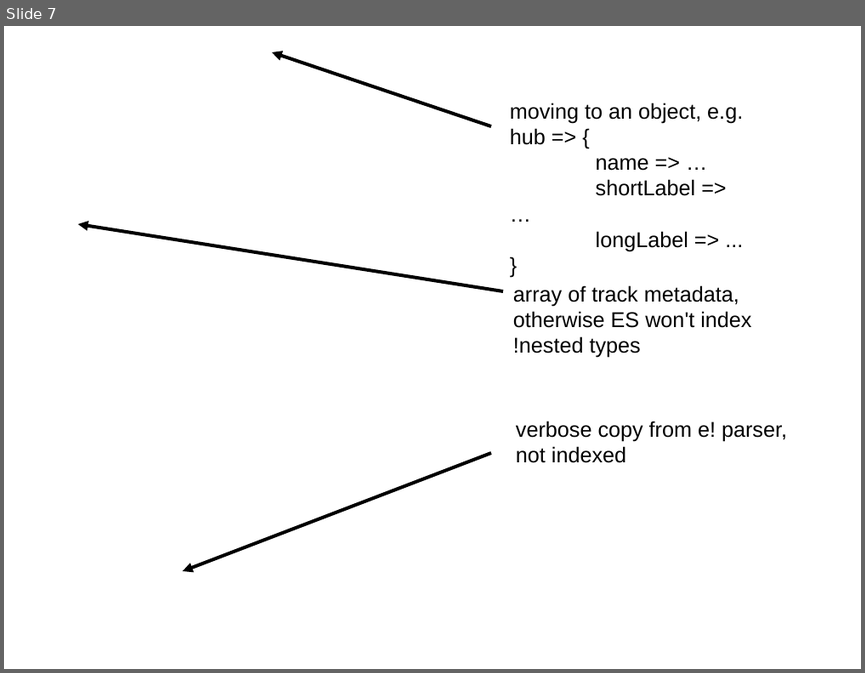
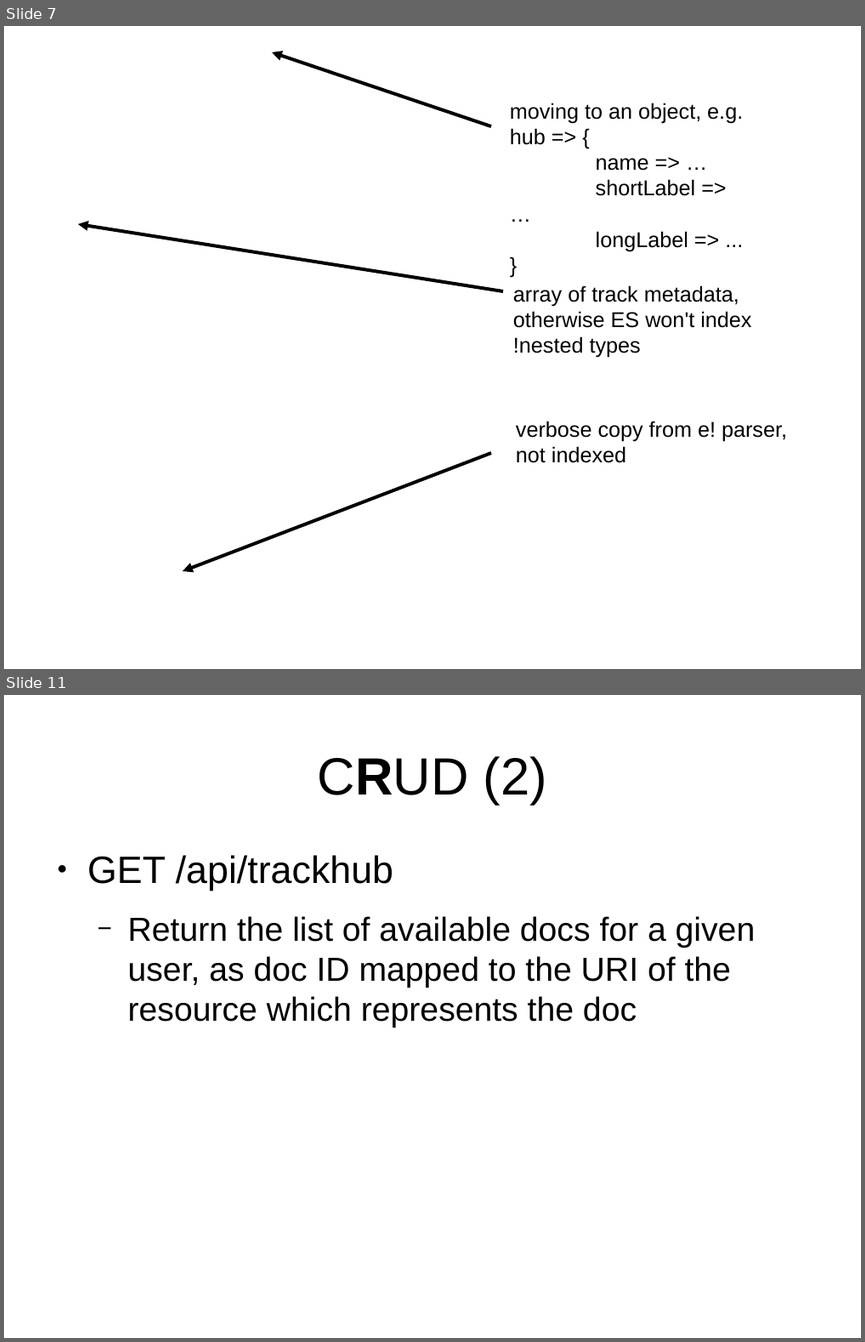
Before and after one commit to Ensembl/trackhub-registry, a slide deck: docs/code_review_07-05-15/talk.odp. Shown one above the other, each under a label of ours: slide 7 before the commit, slides 7 and 11 after it; the slides between them are not shown. The pictures are 865x673 and 865x1342 pixels, drawn with LibreOffice and Linux fonts; fonts in the diff are those of the drawing; background and template pictures are left out. Boxes give left, top, right and bottom in pixels: in the first picture for what was removed or moved away, otherwise in the second. Text is boxed around its words. In the diff, an @@ line names an element or a change of style, - is before the commit and + after.

```diff
--- a/docs/code_review_07-05-15/talk.odp
+++ b/docs/code_review_07-05-15/talk.odp
@@ slide 11 added at (x1=4, y1=695, x2=861, y2=1338), background #FFFFFF @@
@@ title added at (x1=318, y1=756, x2=547, y2=805), 44 pt, text #000000 @@
+CRUD (2)
@@ text added at (x1=87, y1=855, x2=755, y2=1027), 28 pt, text #000000 @@
+● GET /api/trackhub
+  − Return the list of available docs for a given user, as doc ID mapped to the URI of the resource which represents the doc
```
Also in this commit, not shown: 1 slide changed, 3 other slides added, 1 other file.
